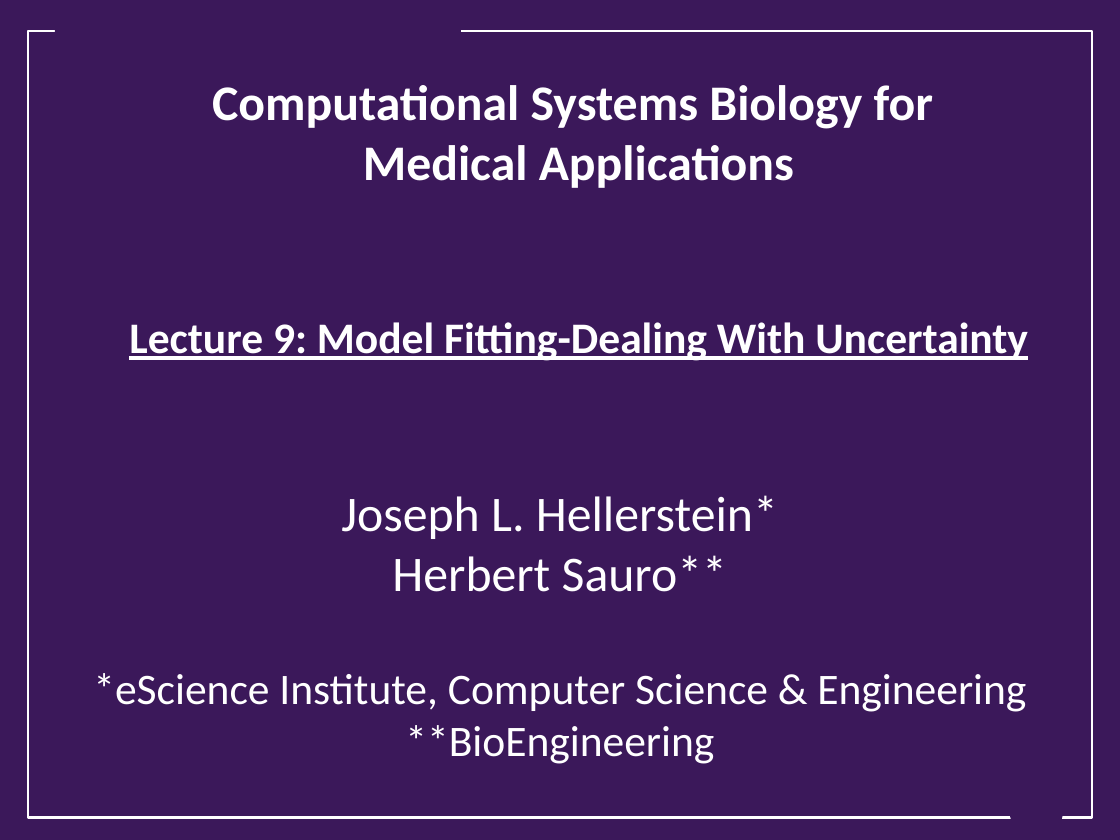
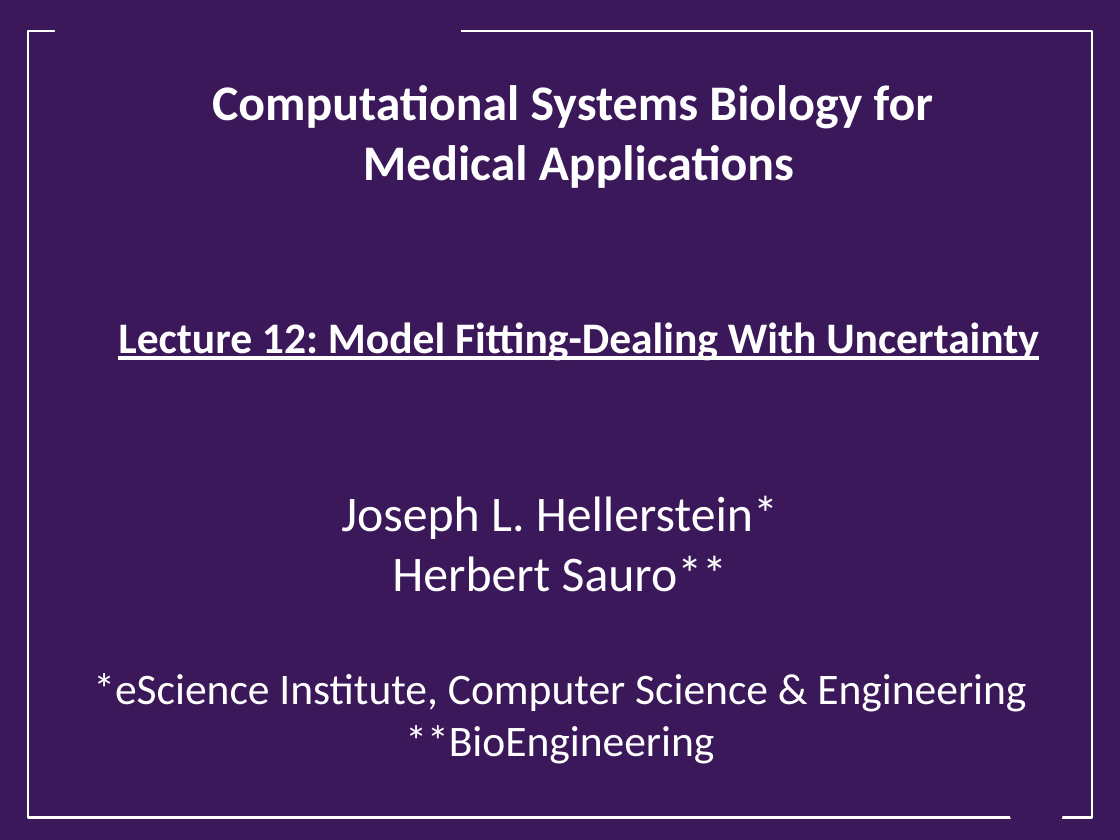
Before and after one commit to ModelEngineering/advancing-biomedical-models, a slide deck: slide 1 of lecture_12/crossvalidation/12_Model_Fitting_Dealing_With_Uncertainty.pptx. Drawn at 1120x840 pixels with LibreOffice and Linux fonts; fonts in the diff are those of the drawing; background and template pictures are left out. Boxes give left, top, right and bottom in pixels: in the first picture for what was removed or moved away, otherwise in the second. Text is boxed around its words. In the diff, an @@ line names an element or a change of style, - is before the commit and + after.

Commit message:
Static tests slides

```diff
--- a/lecture_12/crossvalidation/12_Model_Fitting_Dealing_With_Uncertainty.pptx
+++ b/lecture_12/crossvalidation/12_Model_Fitting_Dealing_With_Uncertainty.pptx
@@ title at (118, 85, 1039, 361): text changed @@
-Computational Systems Biology for
-Medical Applications
-Lecture 9: Model Fitting-Dealing With Uncertainty
+Computational Systems Biology for
+Medical Applications
+Lecture 12: Model Fitting-Dealing With Uncertainty
```
Also in this commit, not shown: 1 other file.
